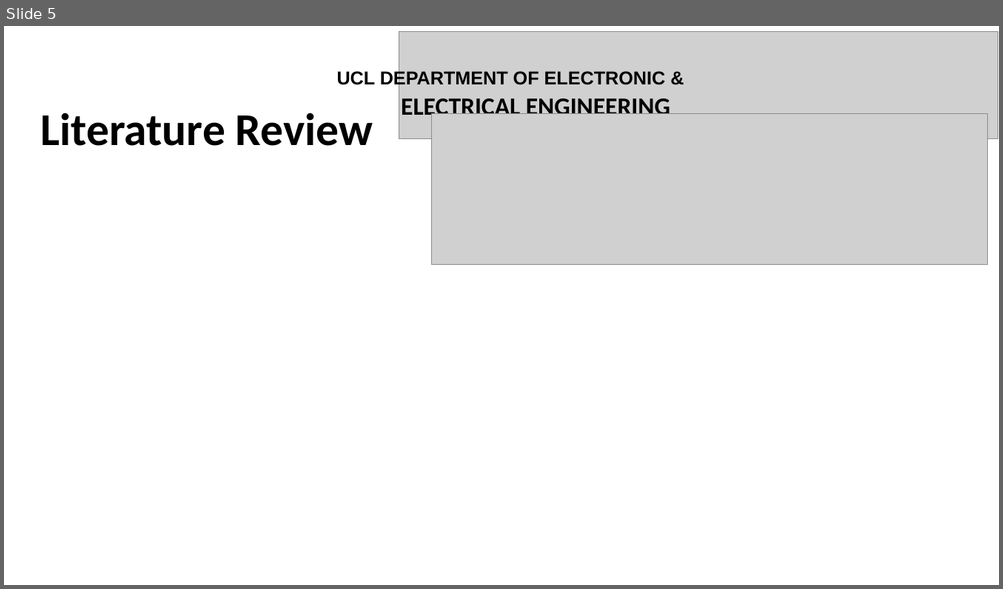
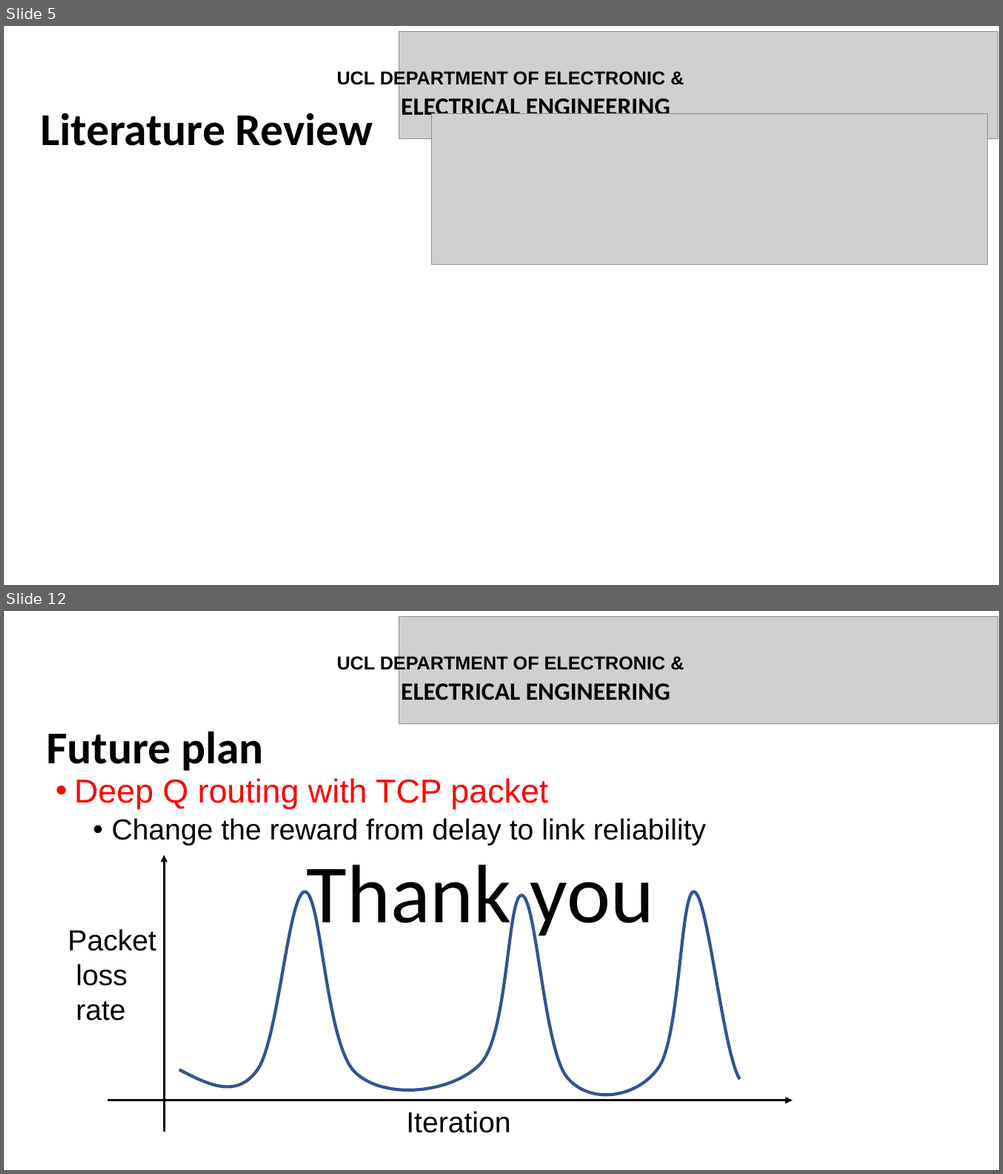
Before and after one commit to JinhaoWu/Msc-Project, a slide deck: presentation.pptx. Shown one above the other, each under a label of ours: slide 5 before the commit, slides 5 and 12 after it; the slides between them are not shown. The pictures are 1003x589 and 1003x1174 pixels, drawn with LibreOffice and Linux fonts; fonts in the diff are those of the drawing; grey boxes stand for pictures. Boxes give left, top, right and bottom in pixels: in the first picture for what was removed or moved away, otherwise in the second. Text is boxed around its words. In the diff, an @@ line names an element or a change of style, - is before the commit and + after.

```diff
--- a/presentation.pptx
+++ b/presentation.pptx
@@ slide 12 added at [4, 611, 999, 1170], background #FFFFFF @@
@@ picture added at [398, 617, 998, 723] @@
@@ text added at [337, 654, 670, 701], 18 pt, text #000000, bold @@
+UCL DEPARTMENT OF ELECTRONIC &
+ELECTRICAL ENGINEERING
@@ title added at [47, 731, 263, 771], 44 pt, text #000000, bold @@
+Future plan
@@ text added at [74, 778, 706, 846], 28 pt, text #000000 @@
+  • Deep Q routing with TCP packet
+    • Change the reward from delay to link reliability
@@ text added at [307, 865, 654, 943], 80 pt, text #000000 @@
+Thank you
@@ group added at [68, 855, 792, 1133]: 2 arrows, 2 texts, 1 freeform shape @@
+Packet
+loss
+rate
+Iteration
```
Also in this commit, not shown: 2 slides changed, 5 other slides added, 6 slides removed, 1 other file.
